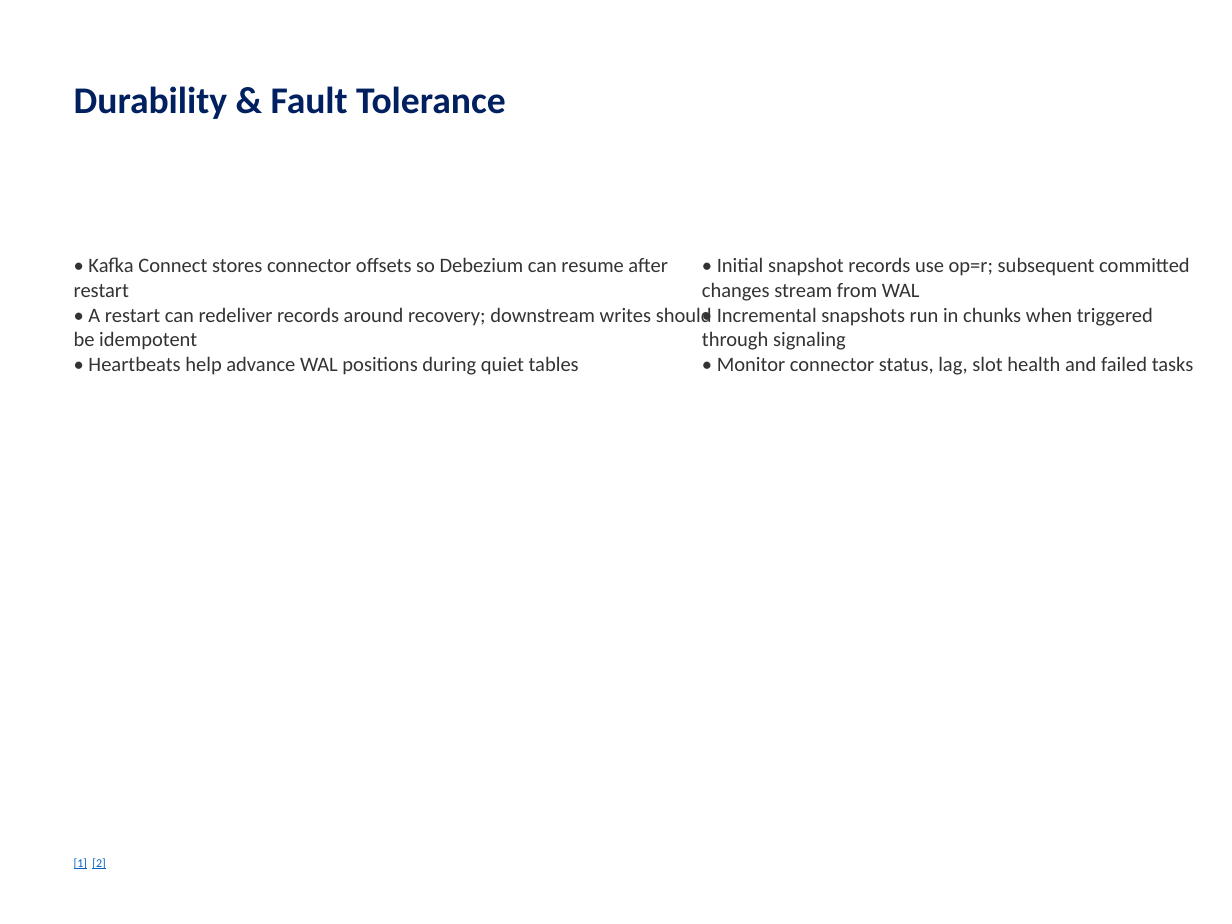
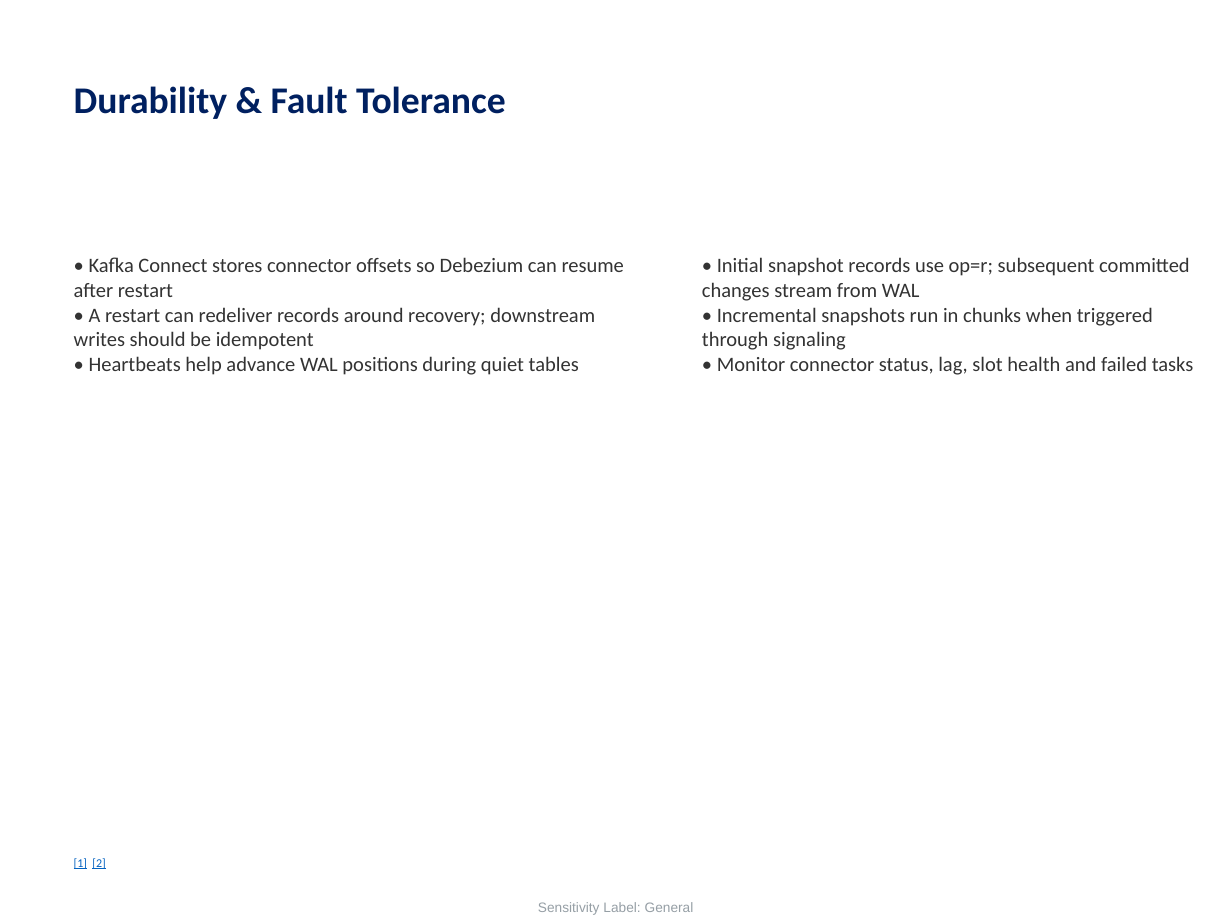
Before and after one commit to Icynima/Medallion-pipeline, a slide deck: slide 28 of Week_01/Day_04/Slides/Day_04_Slides.pptx (slide 16 before the commit). Drawn at 1232x924 pixels with LibreOffice and Linux fonts; fonts in the diff are those of the drawing. Boxes give left, top, right and bottom in pixels: in the first picture for what was removed or moved away, otherwise in the second. Text is boxed around its words. In the diff, an @@ line names an element or a change of style, - is before the commit and + after.

Commit message:
Update Kafka configuration and add CDC monitoring tools
- Changed Kafka bootstrap server port from 19092 to 9092 in cdc_inspector.py and docker-compose.yml.
- Updated docker-compose.yml to include health checks for Kafka, Zookeeper, Postgres, and Connect services.
- Added new Python scripts for comparing CDC event formats (cdc_compare_formats.py) and monitoring CDC pipelines (cdc_monitor.py).
- Introduced PostgreSQL snapshot connector configuration (postgres-snapshot-connector.json) for initial data loading.
- Implemented schema evolution demonstration (schema_evolution_demo.py) to showcase Debezium's handling of schema changes.
- Updated requirements.txt to include psycopg2-binary and requests libraries.
- Modified Day 04 slides (Day_04_Slides.pptx) to reflect recent changes.

```diff
--- a/Week_01/Day_04/Slides/Day_04_Slides.pptx
+++ b/Week_01/Day_04/Slides/Day_04_Slides.pptx
@@ text "• Kafka Connect stores connector ..." rewrapped from <box>74,257,712,375</box> to <box>74,257,624,375</box> @@
@@ text added at <box>538,902,694,915</box>, 8 pt, text #2E404D at 50% opacity @@
+Sensitivity Label: General
```
Also in this commit, not shown: 35 other slides changed, 27 slides added, 3 slides removed, 8 other files.
